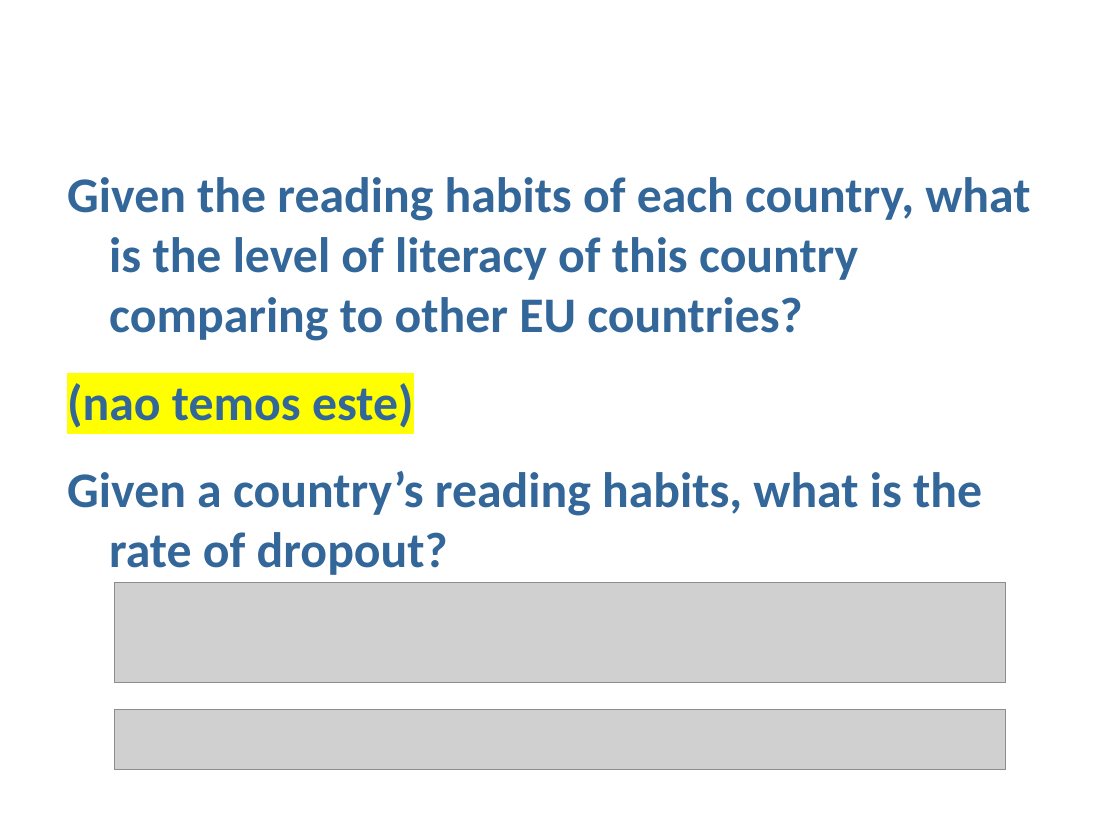
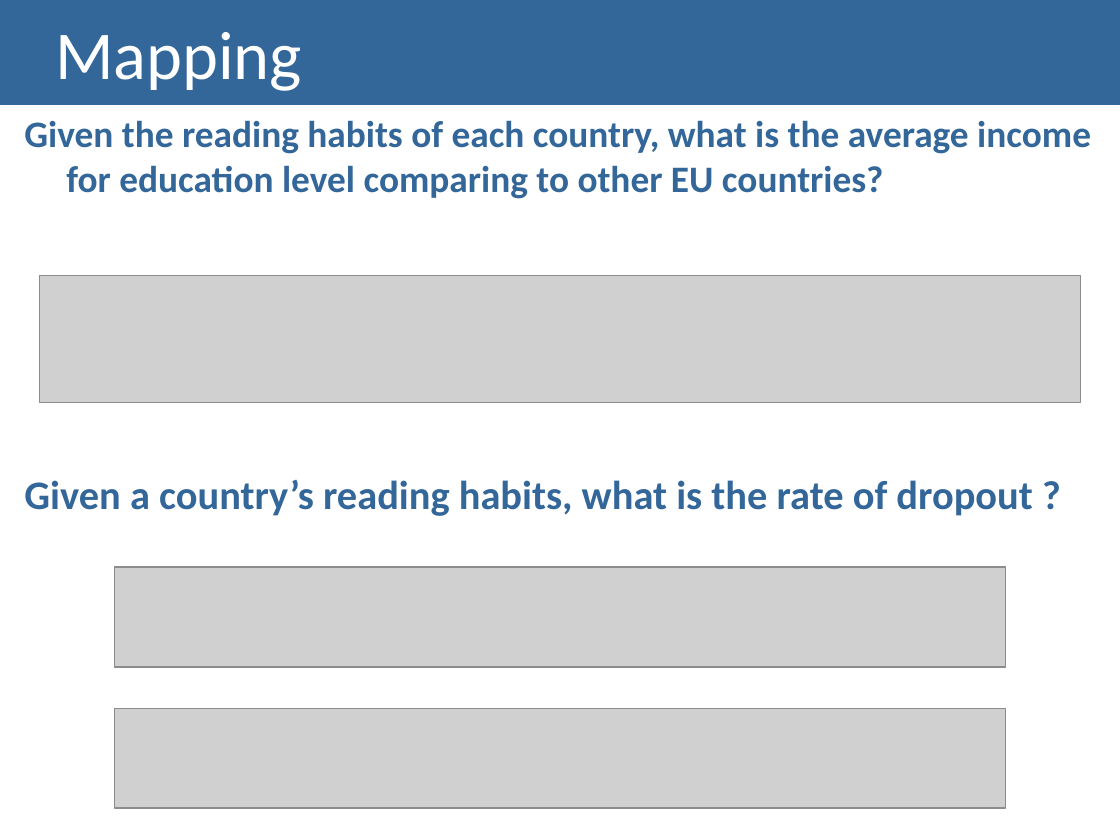
Before and after one commit to MargaridaMorais/information_visualization, a slide deck: slide 20 of CheckpointII/CII_G15.pptx. Drawn at 1120x840 pixels with LibreOffice and Linux fonts; fonts in the diff are those of the drawing; grey boxes stand for pictures. Boxes give left, top, right and bottom in pixels: in the first picture for what was removed or moved away, otherwise in the second. Text is boxed around its words. In the diff, an @@ line names an element or a change of style, - is before the commit and + after.

```diff
--- a/CheckpointII/CII_G15.pptx
+++ b/CheckpointII/CII_G15.pptx
@@ title added at (x1=0, y1=0, x2=1120, y2=105), fill #336699, 44 pt, text #FFFFFF @@
+Mapping
@@ text at (x1=24, y1=120, x2=1091, y2=516): text changed; size 32 to 24 pt @@
-Given the reading habits of each country, what is the level of literacy of this country comparing to other EU countries?
-(nao temos este)
-Given a country’s reading habits, what is the rate of dropout?
+Given the reading habits of each country, what is the average income for education level comparing to other EU countries?
+Given a country’s reading habits, what is the rate of dropout ?
@@ picture added at (x1=39, y1=276, x2=1080, y2=402) @@
@@ picture moved from (x1=114, y1=582, x2=1006, y2=682) to (x1=114, y1=567, x2=1006, y2=666) @@
@@ picture resized from (x1=114, y1=709, x2=1006, y2=769) to (x1=114, y1=708, x2=1006, y2=808) @@
```
Also in this commit, not shown: 9 other slides changed, 1 slide removed, 1 other file.
